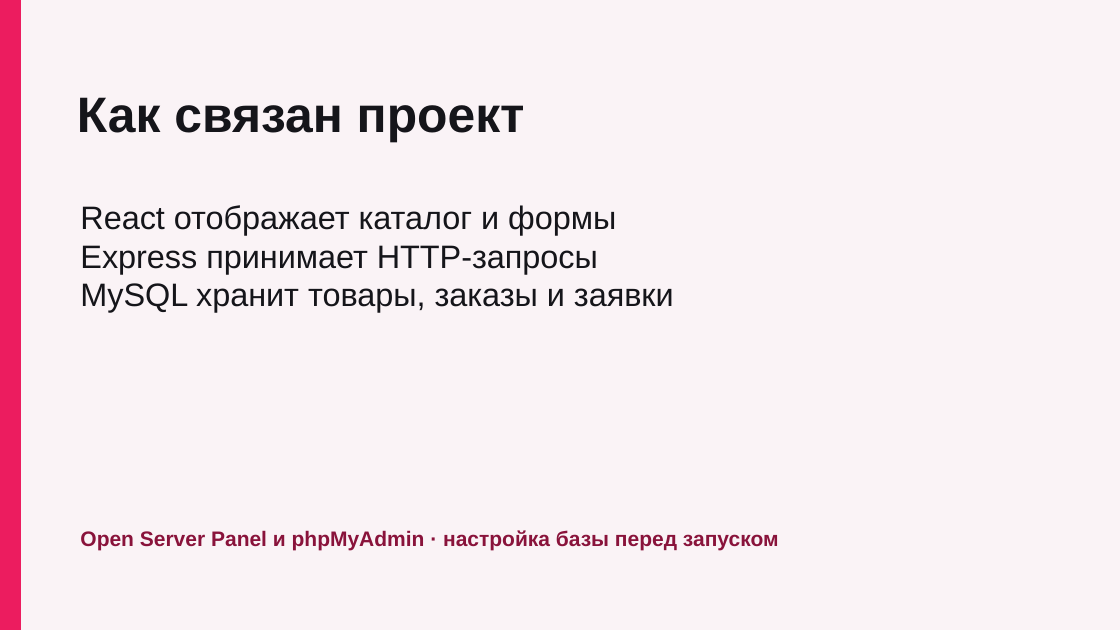
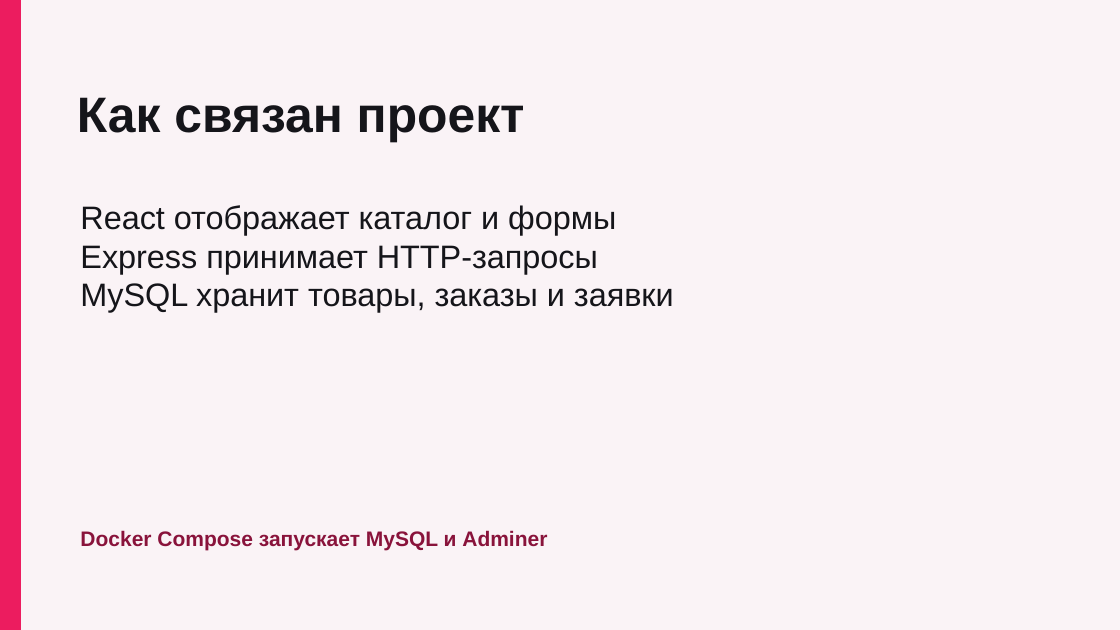
Before and after one commit to igorxmel/CollegeWebProgramming, a slide deck: slide 5 of Task 18th Project Finalization and Defense/Solution/Dream Sneakers.pptx. Drawn at 1120x630 pixels with LibreOffice and Linux fonts; fonts in the diff are those of the drawing. Boxes give left, top, right and bottom in pixels: in the first picture for what was removed or moved away, otherwise in the second. Text is boxed around its words. In the diff, an @@ line names an element or a change of style, - is before the commit and + after.

Commit message:
Use Docker MySQL for web tasks 15 through 18

```diff
--- a/Task 18th Project Finalization and Defense/Solution/Dream Sneakers.pptx
+++ b/Task 18th Project Finalization and Defense/Solution/Dream Sneakers.pptx
@@ text at bbox=[80, 530, 547, 550]: text changed @@
-Open Server Panel и phpMyAdmin · настройка базы перед запуском
+Docker Compose запускает MySQL и Adminer
```
Also in this commit, not shown: 1 other slide changed, 15 other files.
